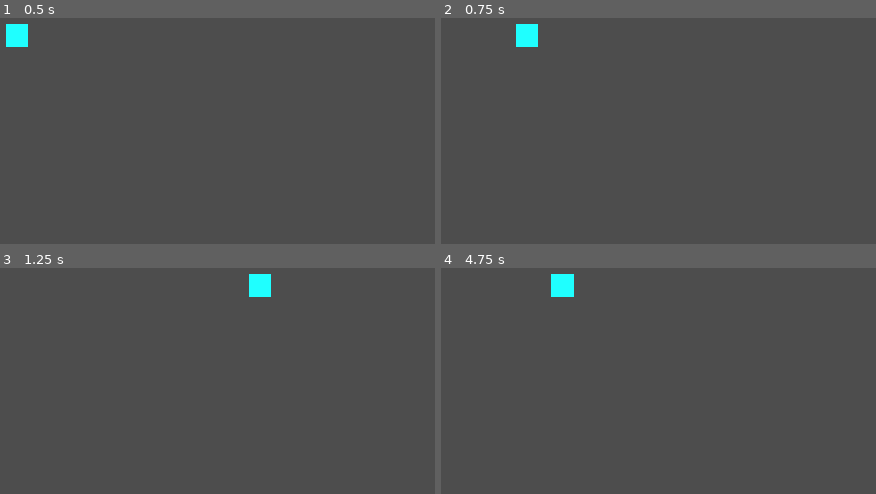
Above: before the commit, frames 1-4 (two rows, left to right).
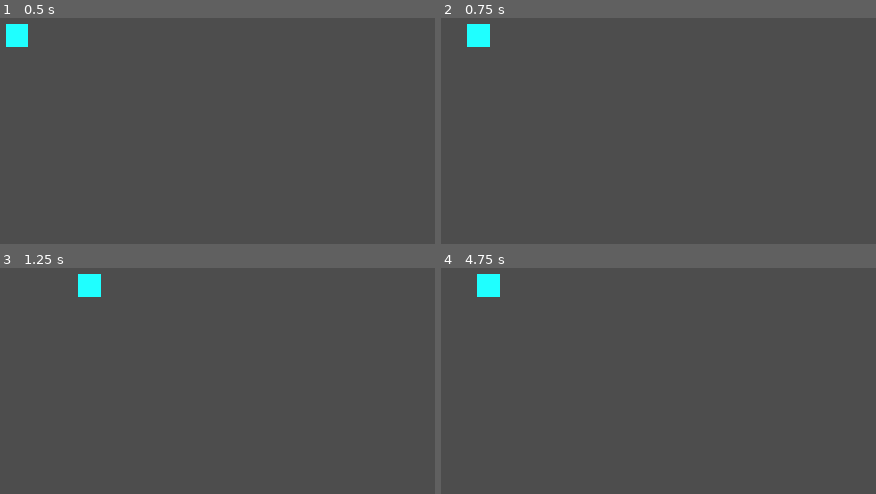
Above: after the commit, the same moments.

Repository: sujalgenius/forgotten-lab
Game: Godot game, scene res://game.tscn
The game is run twice, just before and just after one commit, with the same random seed, the same clock (stepped at 60 frames per second) and the same inputs.
Inputs:
- Up to frame 1 (0.5 s): no input
- Up to frame 2 (0.75 s): tap Enter at 0.5 s; hold Right (ui_right) from 0.53 s (still down)
- Up to frame 3 (1.25 s): keep holding Right (ui_right)
- Up to frame 4 (4.75 s): release Right (ui_right) at 1.28 s; hold Down (ui_down) 1.28-2.03 s; hold Right (ui_right) 2.03-2.78 s; hold Up (ui_up) 2.78-3.53 s; hold Left (ui_left) from 3.53 s (still down)

Frame 1 is identical in both runs. In frame 2, 1.1% of the frame differs, in the area x 5-23%, y 2-13%; in frame 3, 1.1%; in frame 4, 1.1%, in the area x 8-31%, y 2-13%.

Commit message:
added TileMapLayer, set tile size, adjusted player speed
added TileMapLayer
set tile size
adjusted player speed (back to 150.0)

Diff:
--- a/forgotten-lab/game.tscn
+++ b/forgotten-lab/game.tscn
@@ -2,9 +2,15 @@
 
 [ext_resource type="Script" uid="uid://biav7yqv6nrnf" path="res://player.gd" id="1_80nbo"]
 
+[sub_resource type="TileSet" id="TileSet_e2o6t"]
+tile_size = Vector2i(32, 32)
+
 [sub_resource type="RectangleShape2D" id="RectangleShape2D_pjnjc"]
 
 [node name="Game" type="Node2D" unique_id=75250740]
+
+[node name="TileMapLayer" type="TileMapLayer" parent="." unique_id=1755251569]
+tile_set = SubResource("TileSet_e2o6t")
 
 [node name="CharacterBody2D" type="CharacterBody2D" parent="." unique_id=1307293500]
 position = Vector2(550, 325)
--- a/forgotten-lab/player.gd
+++ b/forgotten-lab/player.gd
@@ -1,6 +1,6 @@
 extends CharacterBody2D
 
-const SPEED = 500.0
+const SPEED = 150.0
 
 func _physics_process(delta):
 	var direction = Vector2.ZERO
